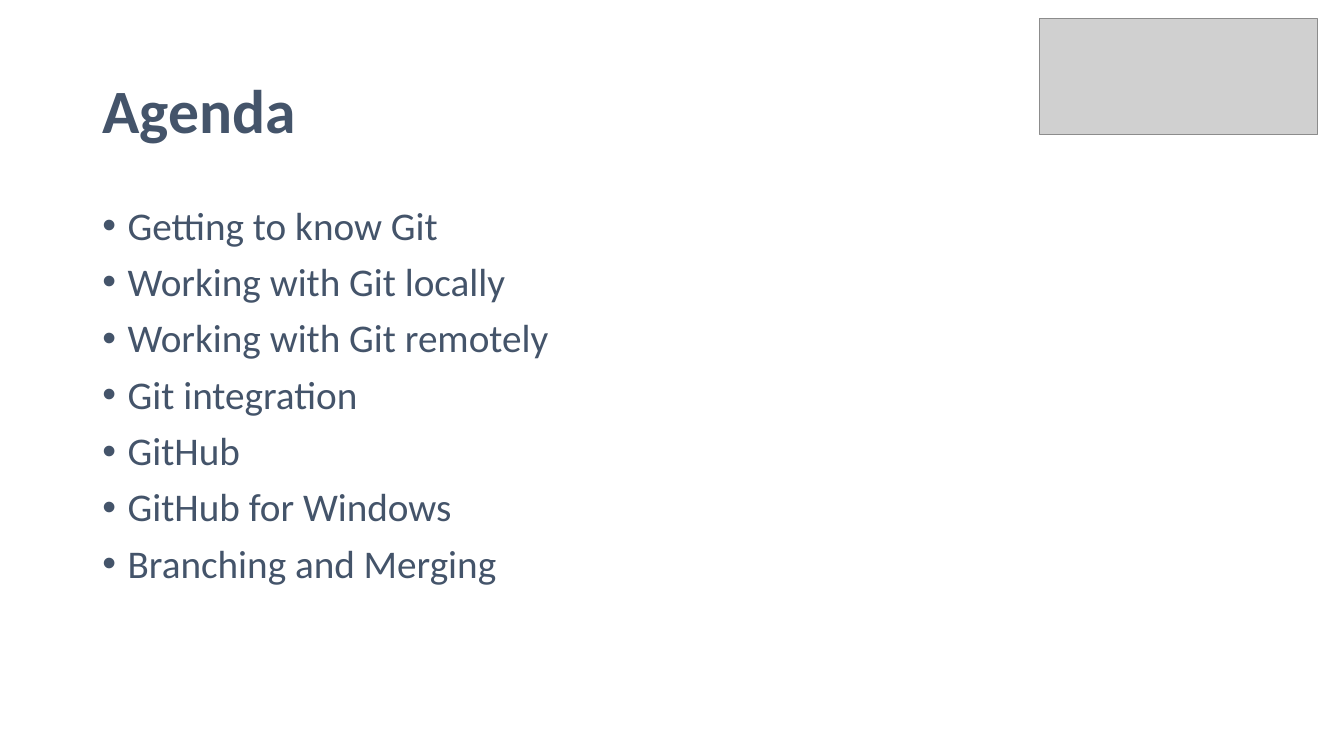
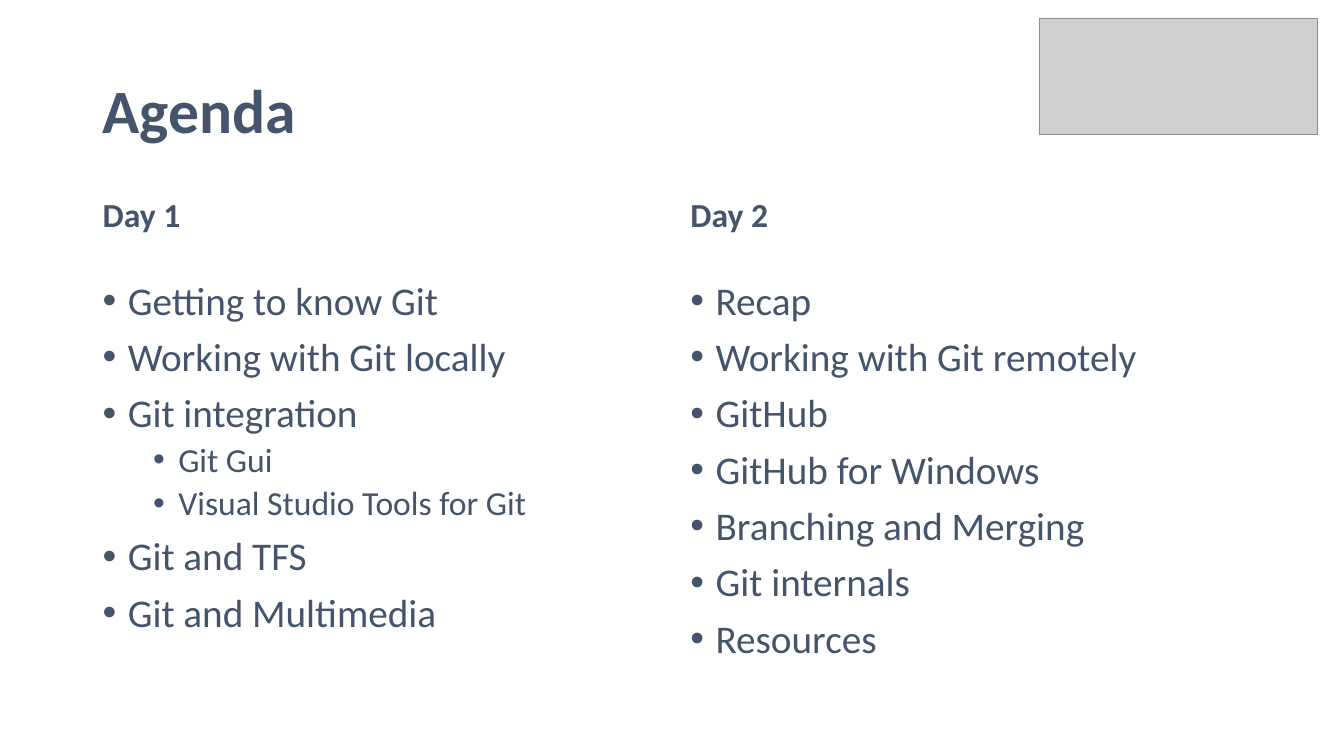
Before and after one commit to noelmcgrath/GitPresentation, a slide deck: slide 2 of Introduction to Git.pptx. Drawn at 1344x756 pixels with LibreOffice and Linux fonts; fonts in the diff are those of the drawing; grey boxes stand for pictures. Boxes give left, top, right and bottom in pixels: in the first picture for what was removed or moved away, otherwise in the second. Text is boxed around its words. In the diff, an @@ line names an element or a change of style, - is before the commit and + after.

Commit message:
Update Agenda

```diff
--- a/Introduction to Git.pptx
+++ b/Introduction to Git.pptx
@@ text added at (103, 205, 180, 233), 24 pt, text #44546A, bold @@
+Day 1
@@ text added at (690, 205, 768, 233), 24 pt, text #44546A, bold @@
+Day 2
@@ text added at (128, 287, 526, 628), 28 pt, text #44546A @@
+• Getting to know Git
+• Working with Git locally
+• Git integration
+  • Git Gui
+  • Visual Studio Tools for Git
+• Git and TFS
+• Git and Multimedia
@@ text "Recap": place and size @@
-text "Recap" at (128, 212, 548, 585)
+text "Recap" at (716, 290, 1136, 654)
@@ text at (716, 290, 812, 322): text changed @@
-• Getting to know Git
-• Working with Git locally
+• Recap
@@ text at (128, 382, 357, 416): paragraph removed @@
-• Git integration
@@ text at (716, 568, 910, 654): paragraphs added @@
+• Git internals
+• Resources
```
Also in this commit, not shown: 1 other slide changed.
